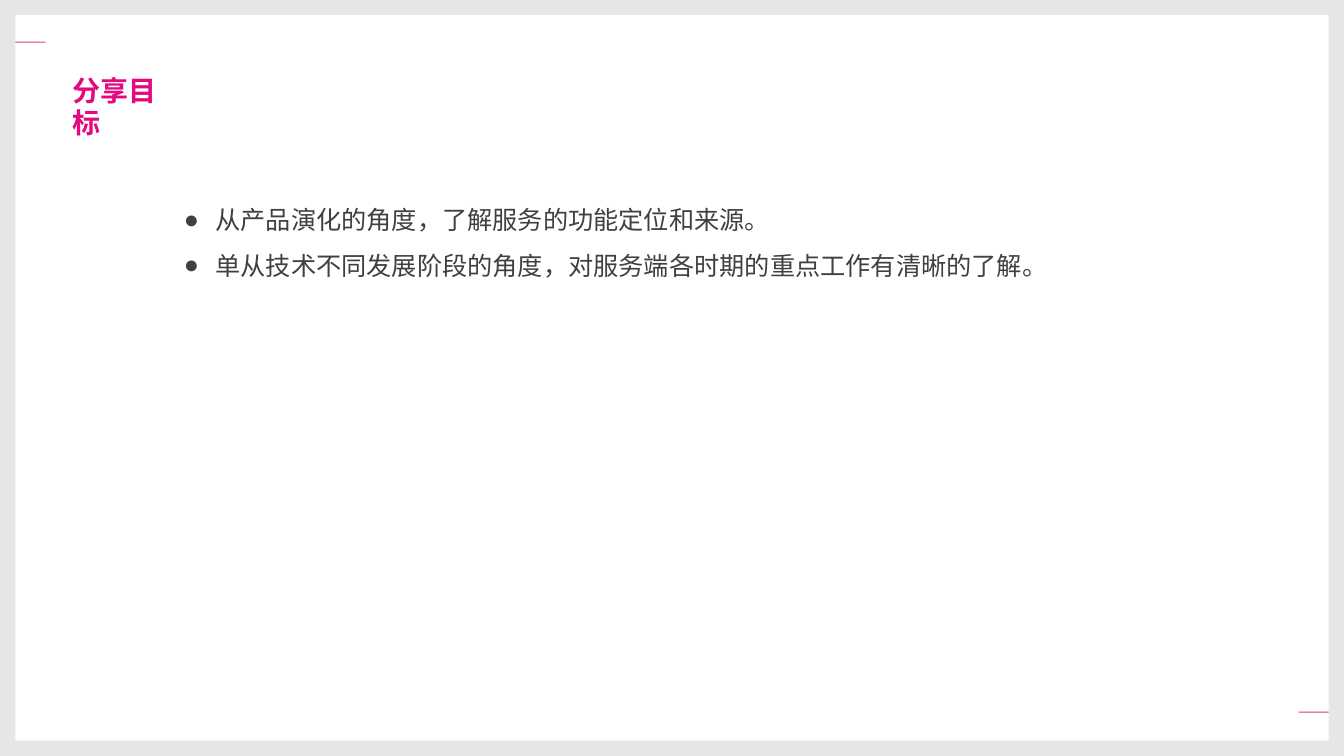
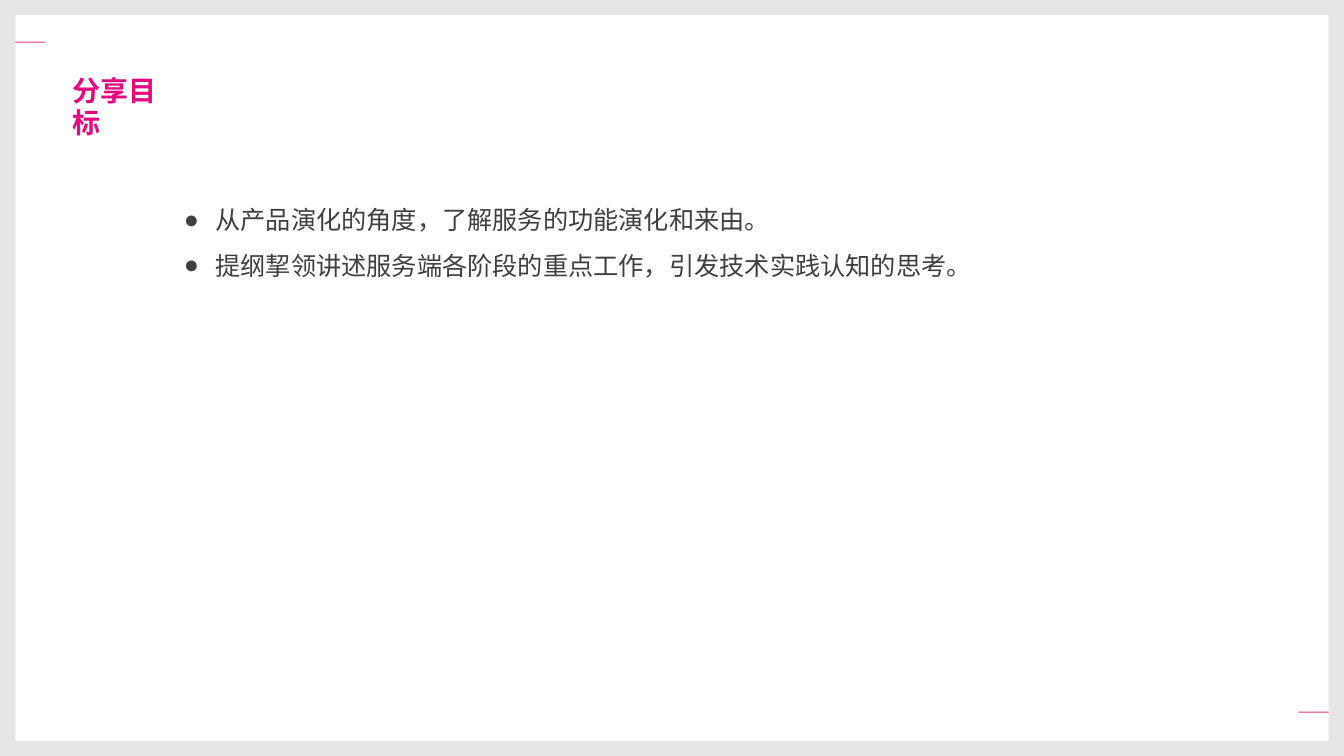
Before and after one commit to xiejuntao/growth, a slide deck: slide 2 of Review/TIYA服务这三年.pptx. Drawn at 1344x756 pixels with LibreOffice and Linux fonts; fonts in the diff are those of the drawing; background and template pictures are left out. Boxes give left, top, right and bottom in pixels: in the first picture for what was removed or moved away, otherwise in the second. Text is boxed around its words. In the diff, an @@ line names an element or a change of style, - is before the commit and + after.

```diff
--- a/Review/TIYA服务这三年.pptx
+++ b/Review/TIYA服务这三年.pptx
@@ text at (215,208,971,278): text changed @@
-● 从产品演化的角度，了解服务的功能定位和来源。
-● 单从技术不同发展阶段的角度，对服务端各时期的重点工作有清晰的了解。
+● 从产品演化的角度，了解服务的功能演化和来由。
+● 提纲挈领讲述服务端各阶段的重点工作，引发技术实践认知的思考。
```
Also in this commit, not shown: 13 other slides changed, 2 other files.
